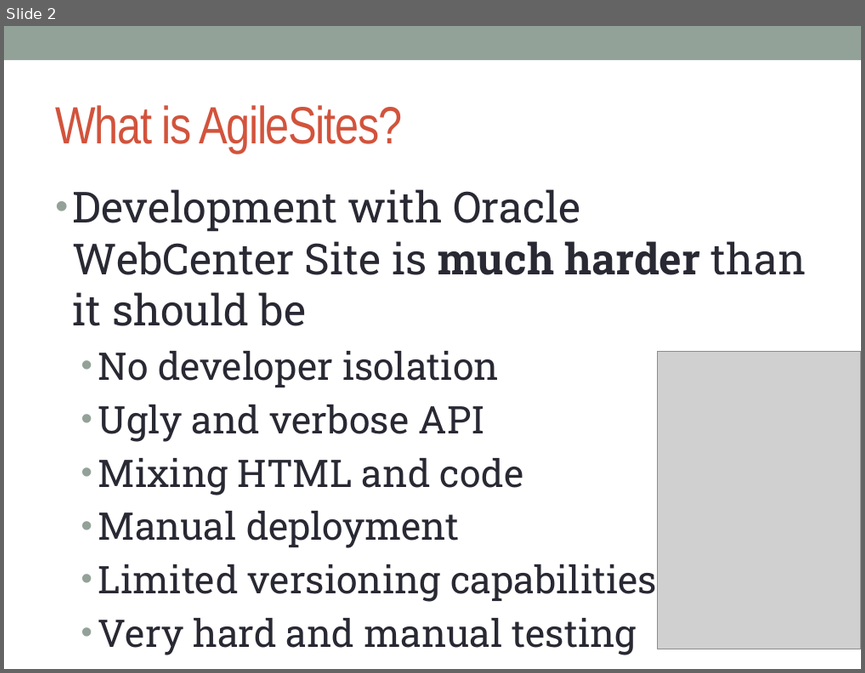
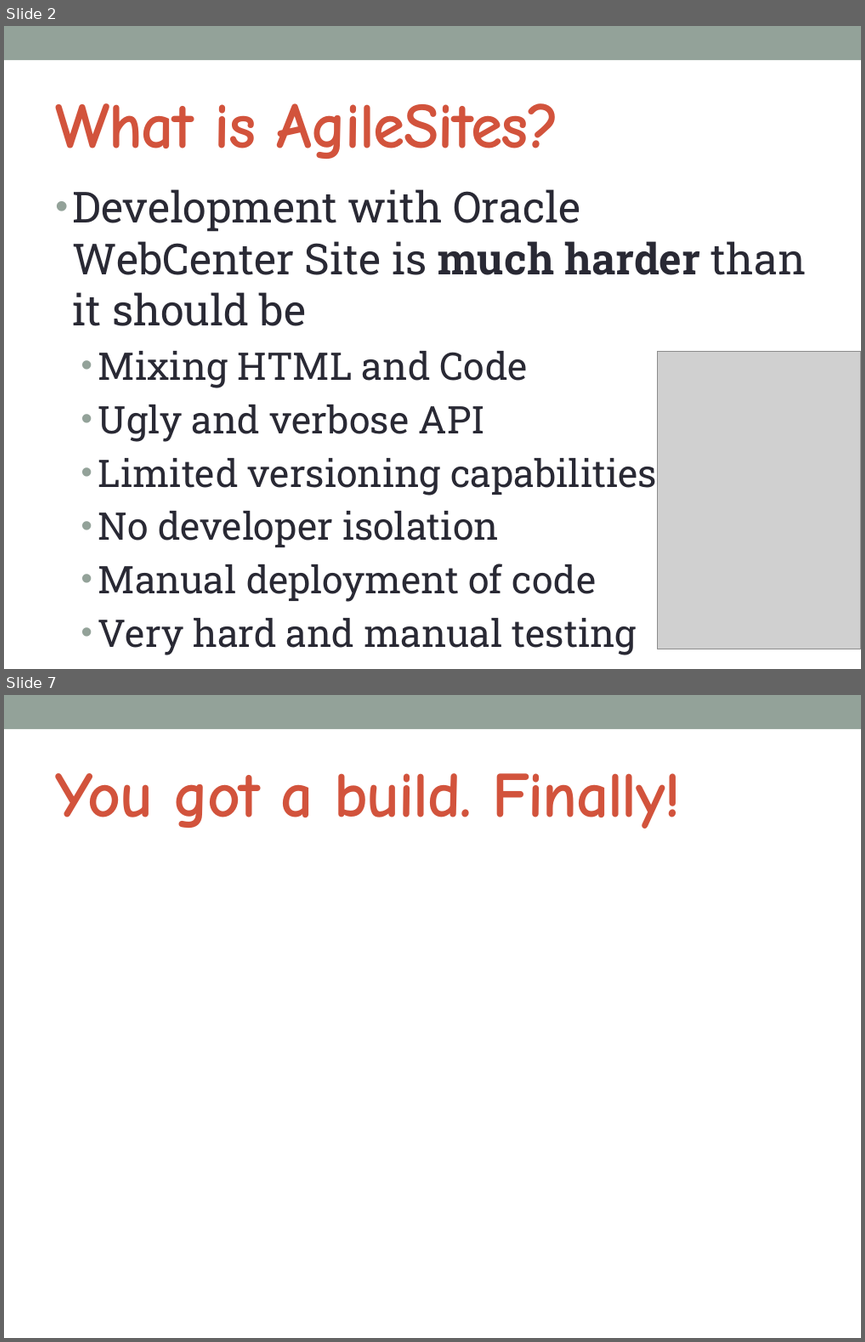
Before and after one commit to sciabarra/AgileSites, a slide deck: doc/AgileSites.pptx. Shown one above the other, each under a label of ours: slide 2 before the commit, slides 2 and 7 after it; the slides between them are not shown. The pictures are 865x673 and 865x1342 pixels, drawn with LibreOffice and Linux fonts; fonts in the diff are those of the drawing; grey boxes stand for pictures. Boxes give left, top, right and bottom in pixels: in the first picture for what was removed or moved away, otherwise in the second. Text is boxed around its words. In the diff, an @@ line names an element or a change of style, - is before the commit and + after.

Commit message:
first initially working scaffolding, demosite renamed to agilesites1 temporarily

```diff
--- a/doc/AgileSites.pptx
+++ b/doc/AgileSites.pptx
@@ slide 7 added at bbox=[4, 695, 861, 1338], background #FFFFFF; not listed: 1 template element that a slide beside it also shows @@
@@ title added at bbox=[55, 773, 681, 828], 54 pt, text #D2533C, bold @@
+You got a build. Finally!
@@ slide 2 changed as well @@
@@ title "What is AgileSites?" at bbox=[55, 103, 559, 159]: size 44 to 54 pt, font Arial Narrow to Comic Neue, bold on @@
@@ text at bbox=[98, 351, 657, 495]: paragraphs added @@
+  • Mixing HTML and Code
+  • Ugly and verbose API
+  • Limited versioning capabilities
@@ text at bbox=[98, 563, 596, 601]: text changed @@
-  • Ugly and verbose API
-  • Mixing HTML and code
-  • Manual deployment
-  • Limited versioning capabilities
+  • Manual deployment of code
```
Also in this commit, not shown: 1 other slide changed, 5 other slides added, 24 other files.
